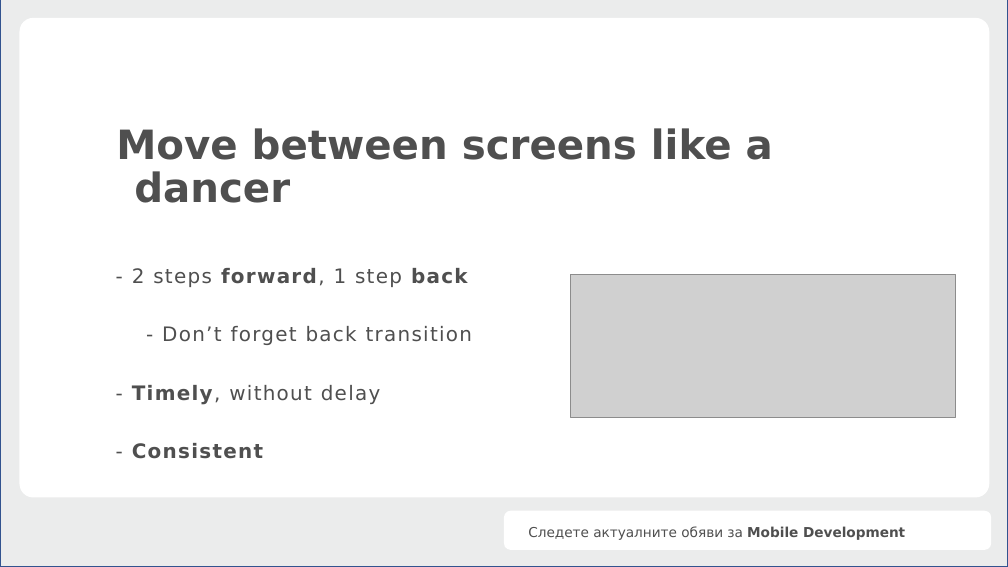
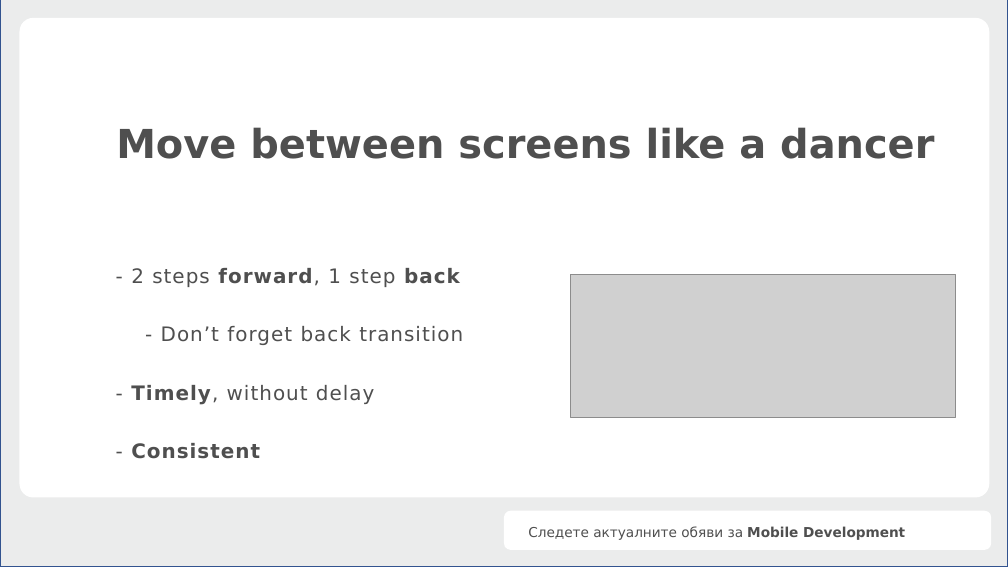
Before and after one commit to BobbyStatev/SmoothTransitionsFlutter, a slide deck: slide 2 of Smooth transitions.pptx. Drawn at 1008x567 pixels with LibreOffice and Linux fonts; fonts in the diff are those of the drawing; grey boxes stand for pictures; background and template pictures are left out. Boxes give left, top, right and bottom in pixels: in the first picture for what was removed or moved away, otherwise in the second. Text is boxed around its words. In the diff, an @@ line names an element or a change of style, - is before the commit and + after.

```diff
--- a/Smooth transitions.pptx
+++ b/Smooth transitions.pptx
@@ text "Move between screens like a ..." at [116,127,934,159]: size 38.4 to 38 pt @@
@@ text "- 2 steps forward, 1 ..." at [131,268,463,459]: letter spacing 1.3 to 1 pt @@
```
Also in this commit, not shown: 4 other slides changed, 25 other files.
